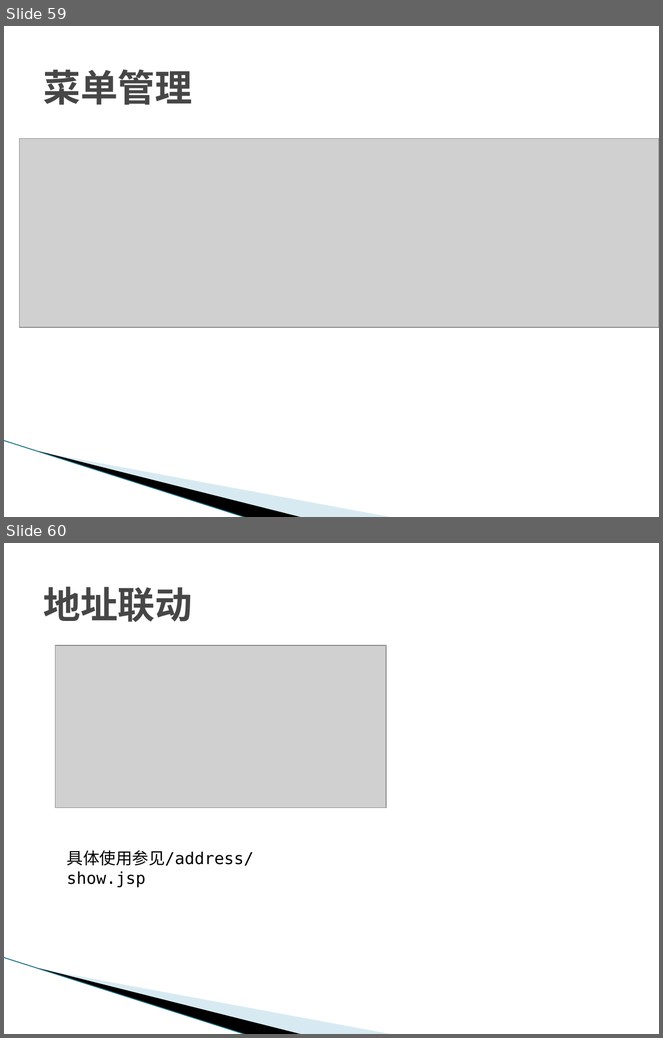
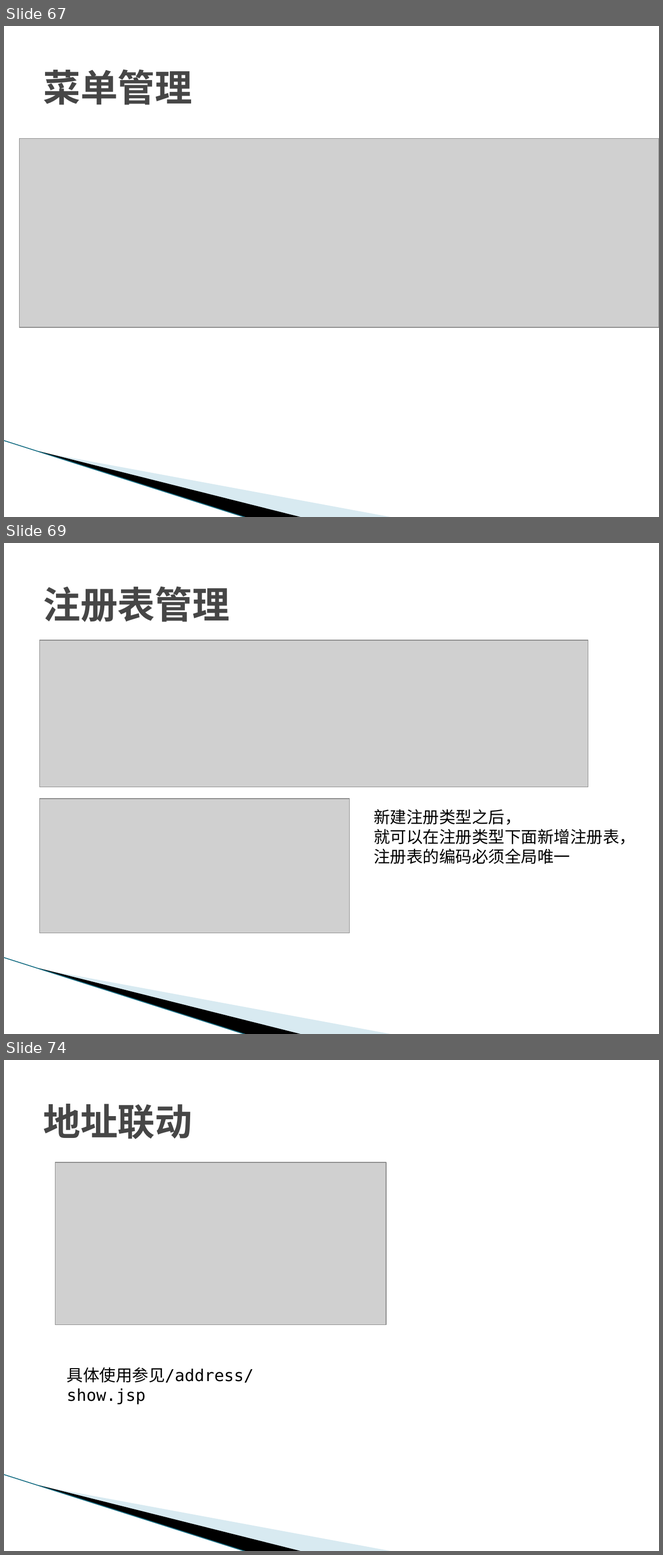
Before and after one commit to SunflowersOfJava/simba, a slide deck: doc/框架使用说明_1.1.15.pptx. Shown one above the other, each under a label of ours: slides 59 and 60 before the commit, slides 67, 69 and 74 after it; the slides between them are not shown. The pictures are 663x1038 and 663x1555 pixels, drawn with LibreOffice and Linux fonts; fonts in the diff are those of the drawing; grey boxes stand for pictures; background and template pictures are left out. Boxes give left, top, right and bottom in pixels: in the first picture for what was removed or moved away, otherwise in the second. Text is boxed around its words. In the diff, an @@ line names an element or a change of style, - is before the commit and + after.

```diff
--- a/doc/框架使用说明_1.1.15.pptx
+++ b/doc/框架使用说明_1.1.15.pptx
@@ slide 69 added at [4, 543, 659, 1034], background #FFFFFF; not listed: 3 template elements that a slide beside it also shows @@
@@ title added at [43, 586, 230, 622], 41 pt, text #464646, bold @@
+注册表管理
@@ picture added at [40, 640, 588, 787] @@
@@ picture added at [40, 799, 350, 934] @@
@@ text added at [374, 809, 636, 864], 18 pt, text #000000 @@
+新建注册类型之后，
+就可以在注册类型下面新增注册表，
+注册表的编码必须全局唯一
@@ what was slide 59 is now slide 67 @@
@@ what was slide 60 is now slide 74 @@
```
Also in this commit, not shown: 4 slides changed, 25 other slides added, 6 slides removed.
